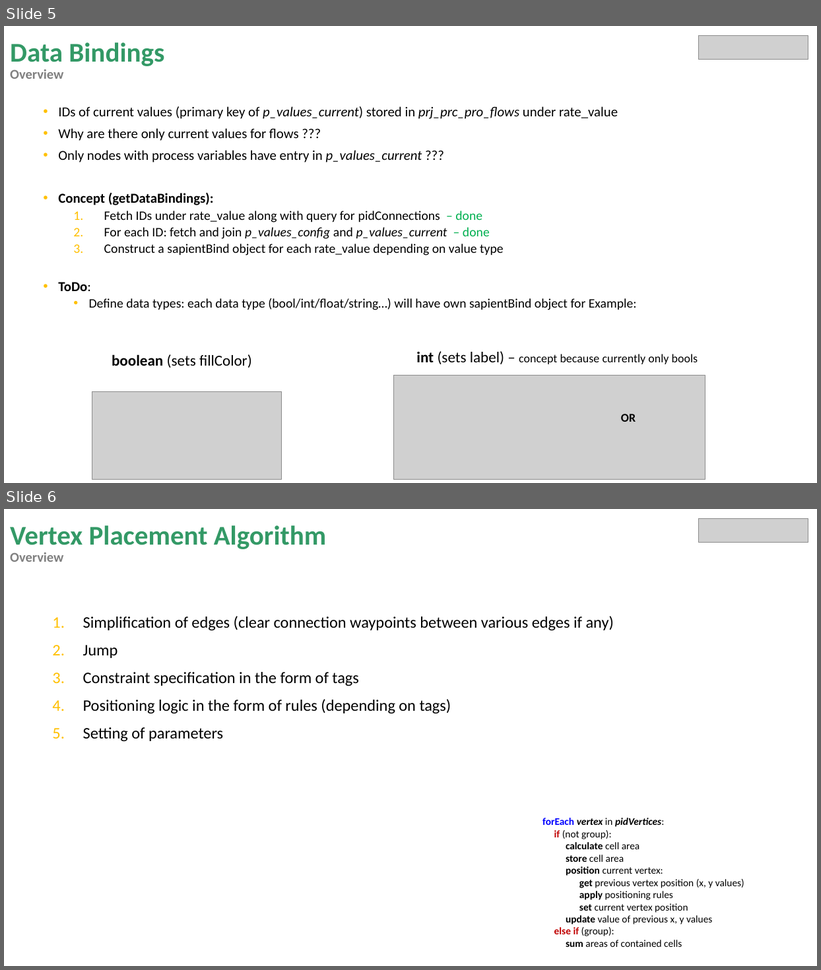
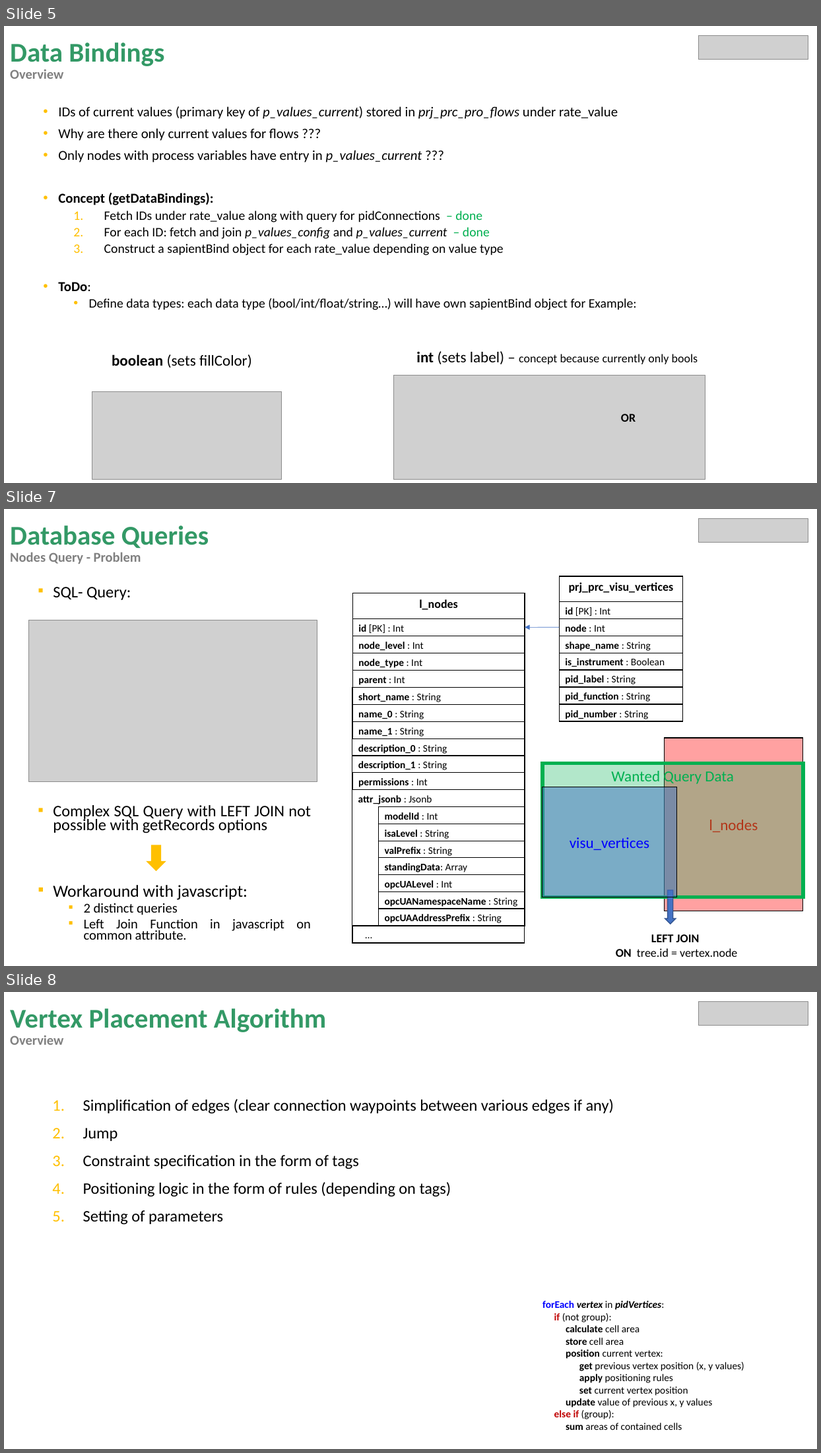
Before and after one commit to miguelrk/tum-mw-bachelorarbeit, a slide deck: 3 Entwicklungsphase/weekly_meeting_14.pptx. Shown one above the other, each under a label of ours: slides 5 and 6 before the commit, slides 5, 7 and 8 after it; the slides between them are not shown. The pictures are 821x970 and 821x1453 pixels, drawn with LibreOffice and Linux fonts; fonts in the diff are those of the drawing; grey boxes stand for pictures. Boxes give left, top, right and bottom in pixels: in the first picture for what was removed or moved away, otherwise in the second. Text is boxed around its words. In the diff, an @@ line names an element or a change of style, - is before the commit and + after.

```diff
--- a/3 Entwicklungsphase/weekly_meeting_14.pptx
+++ b/3 Entwicklungsphase/weekly_meeting_14.pptx
@@ slide 7 added at (x1=4, y1=509, x2=817, y2=966), background #FFFFFF @@
@@ title added at (x1=10, y1=525, x2=209, y2=564), 16 pt, text #808080, bold @@
+Database Queries
+Nodes Query - Problem
@@ picture added at (x1=699, y1=518, x2=809, y2=542) @@
@@ text added at (x1=53, y1=587, x2=311, y2=940), 19 pt, text #000000 @@
+▪ SQL- Query:
+▪ Complex SQL Query with LEFT JOIN not possible with getRecords options
+▪ Workaround with javascript:
+  ▪ 2 distinct queries
+  ▪ Left Join Function in javascript on common attribute.
@@ picture added at (x1=29, y1=620, x2=318, y2=782) @@
@@ curved arrow added from (560, 627) to (525, 627), #4472C4 0.5 pt @@
@@ group added at (x1=560, y1=576, x2=684, y2=722): 8 rectangles @@
+prj_prc_visu_vertices
+id [PK] : Int
+is_instrument : Boolean
+node : Int
+shape_name : String
+pid_label : String
+pid_function : String
+pid_number : String
@@ rectangle added at (x1=665, y1=739, x2=804, y2=912), fill #FF0000 at 37% opacity, outline #000000 1 pt, 18 pt, text #FF0000 @@
+l_nodes
@@ rectangle added at (x1=543, y1=763, x2=804, y2=898), fill #00B050 at 30% opacity, outline #00B050 4.5 pt, 18 pt, text #00B050 @@
+Wanted Query Data
@@ rectangle added at (x1=543, y1=788, x2=677, y2=898), fill #4472C4 at 50% opacity, outline #000000 1 pt, 18 pt, text #0000FF @@
+visu_vertices
@@ down arrow added at (x1=147, y1=846, x2=166, y2=871), fill #FFC000, outline #FFC000 1 pt @@
@@ down arrow added at (x1=665, y1=890, x2=676, y2=923), fill #4472C4, outline #325491 1 pt @@
@@ group added at (x1=352, y1=593, x2=525, y2=943): 20 rectangles @@
+l_nodes
+id [PK] : Int
+parent : Int
+short_name : String
+name_0 : String
+description_0 : String
+name_1 : String
+description_1 : String
+node_level : Int
+node_type : Int
+attr_jsonb : Jsonb
+isaLevel : String
+modelId : Int
+valPrefix : String
+standingData: Array
+opcUALevel : Int
+opcUANamespaceName : String
+opcUAAddressPrefix : String
+permissions : Int
+…
@@ text added at (x1=616, y1=935, x2=737, y2=957), 14 pt, text #000000 @@
+LEFT JOIN
+ON tree.id = vertex.node
@@ what was slide 6 is now slide 8 @@
```
Also in this commit, not shown: 1 other slide added, 2 other files.
